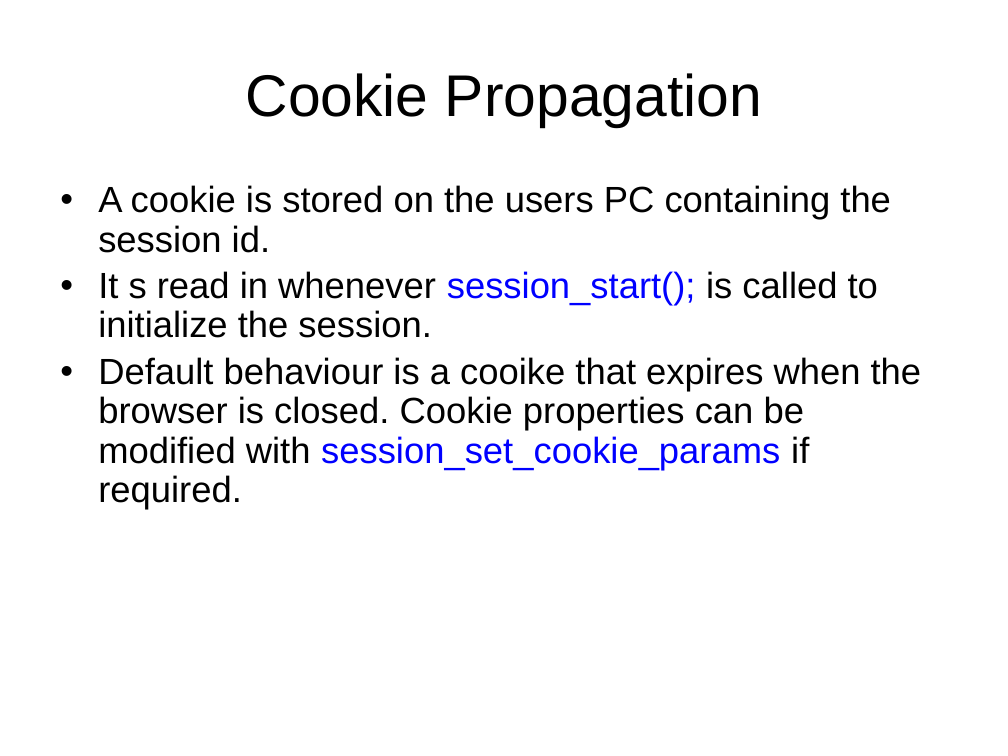
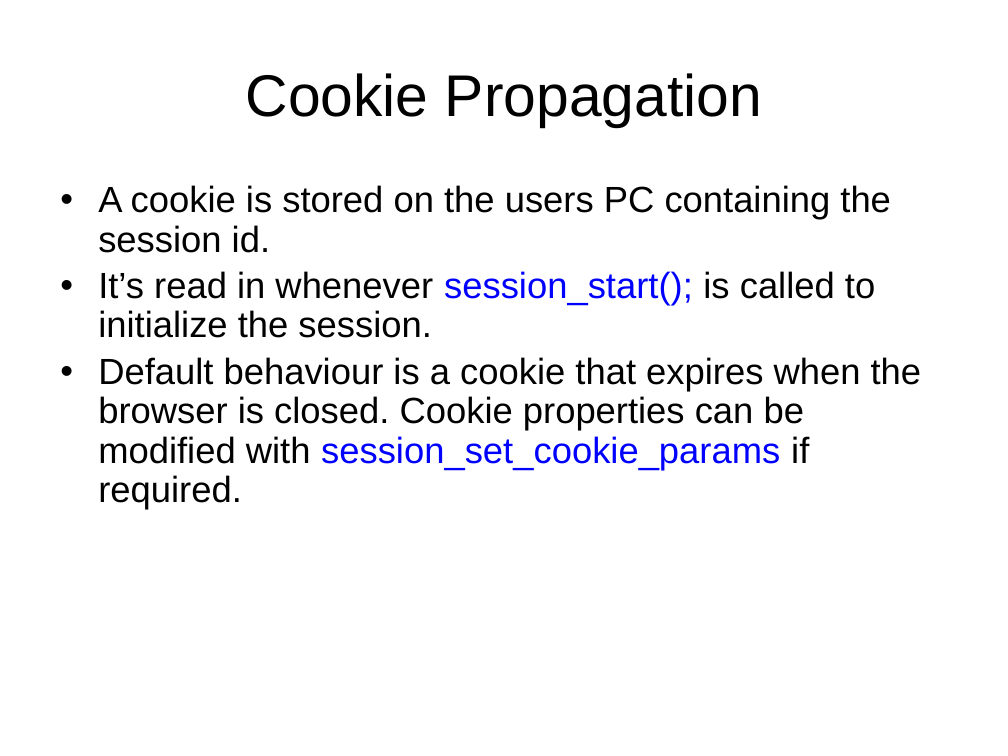
Before and after one commit to pingovn/pingo-webbasic-with-php, a slide deck: slide 26 of slides/Pingo - PHP Basics - Cookies - Sessions.pptx. Drawn at 1008x756 pixels with LibreOffice and Linux fonts; fonts in the diff are those of the drawing; background and template pictures are left out. Boxes give left, top, right and bottom in pixels: in the first picture for what was removed or moved away, otherwise in the second. Text is boxed around its words. In the diff, an @@ line names an element or a change of style, - is before the commit and + after.

Commit message:
Some minor changes on PHP Basics - Session and Cookies slide

```diff
--- a/slides/Pingo - PHP Basics - Cookies - Sessions.pptx
+++ b/slides/Pingo - PHP Basics - Cookies - Sessions.pptx
@@ text at box(98, 271, 922, 509): text changed @@
-• It s read in whenever session_start(); is called to initialize the session.
-• Default behaviour is a cooike that expires when the browser is closed. Cookie properties can be modified with session_set_cookie_params if required.
+• It’s read in whenever session_start(); is called to initialize the session.
+• Default behaviour is a cookie that expires when the browser is closed. Cookie properties can be modified with session_set_cookie_params if required.
```
Also in this commit, not shown: 5 other slides changed.
